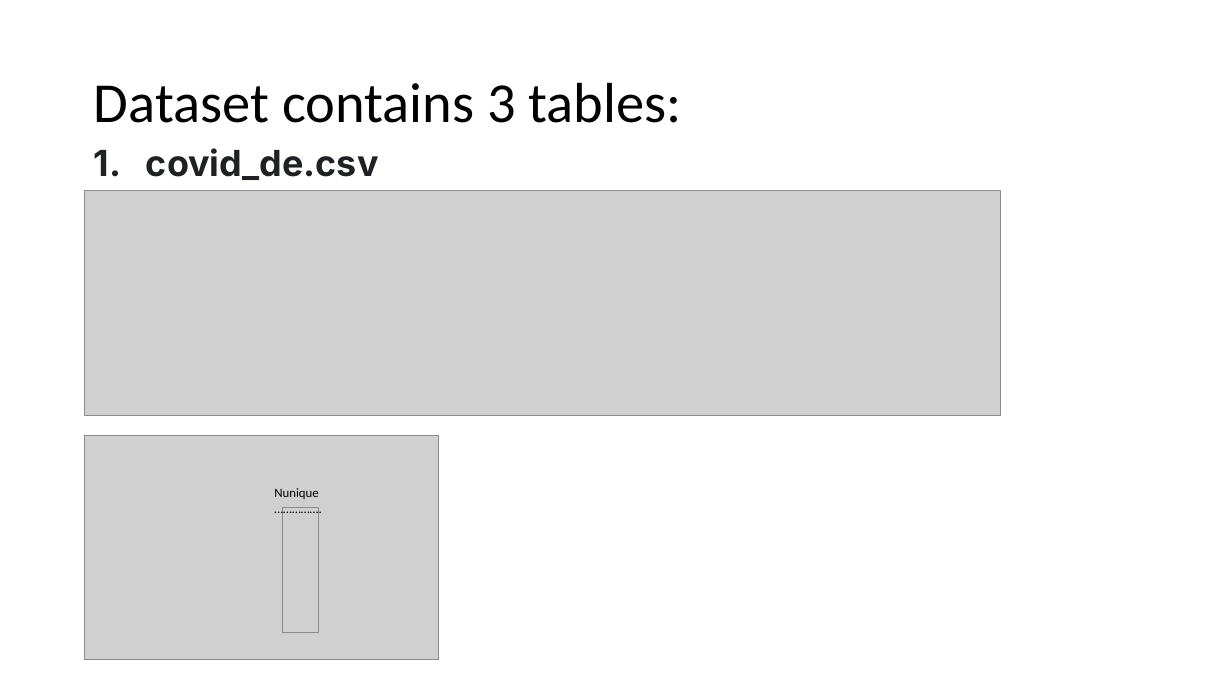
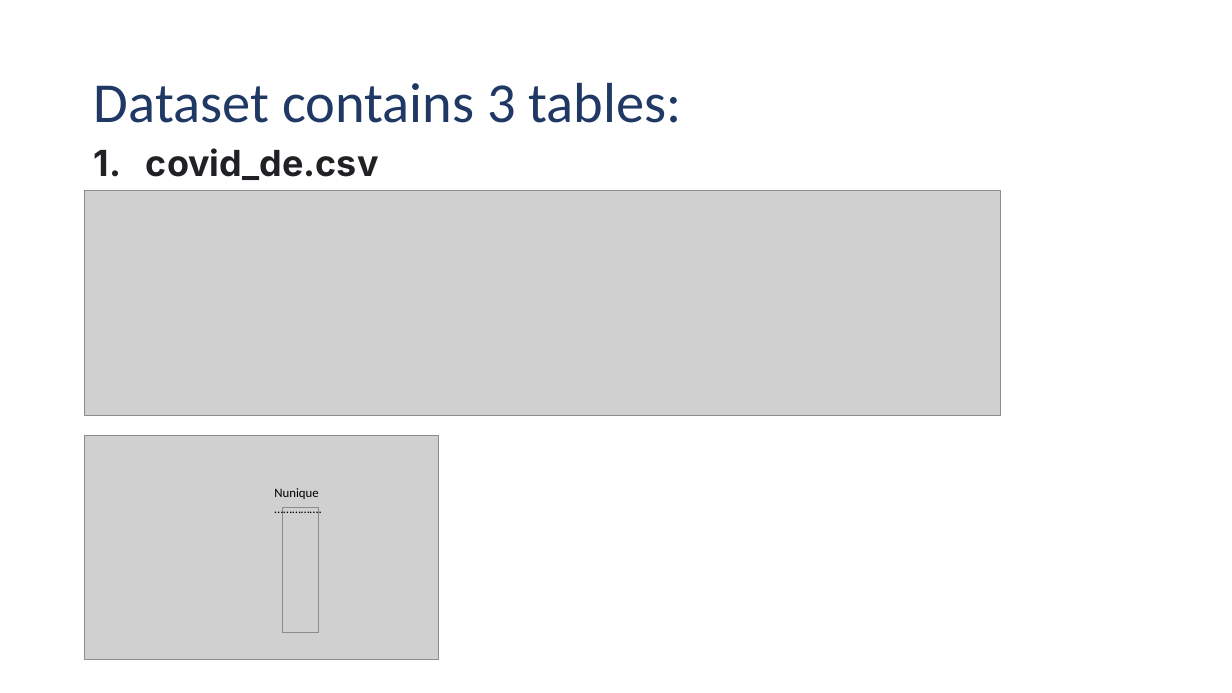
Before and after one commit to doctorf72/Naya-Practical-Data-Science-EDA-Project, a slide deck: slide 3 of initial analysis.pptx (slide 2 before the commit). Drawn at 1232x693 pixels with LibreOffice and Linux fonts; fonts in the diff are those of the drawing; grey boxes stand for pictures; background and template pictures are left out. Boxes give left, top, right and bottom in pixels: in the first picture for what was removed or moved away, otherwise in the second. Text is boxed around its words. In the diff, an @@ line names an element or a change of style, - is before the commit and + after.

```diff
--- a/initial analysis.pptx
+++ b/initial analysis.pptx
@@ title "Dataset contains 3 tables:" at (x1=94, y1=82, x2=681, y2=123): text colour #000000 to #203864 @@
```
Also in this commit, not shown: 6 other slides changed, 1 slide added, 1 other file.
